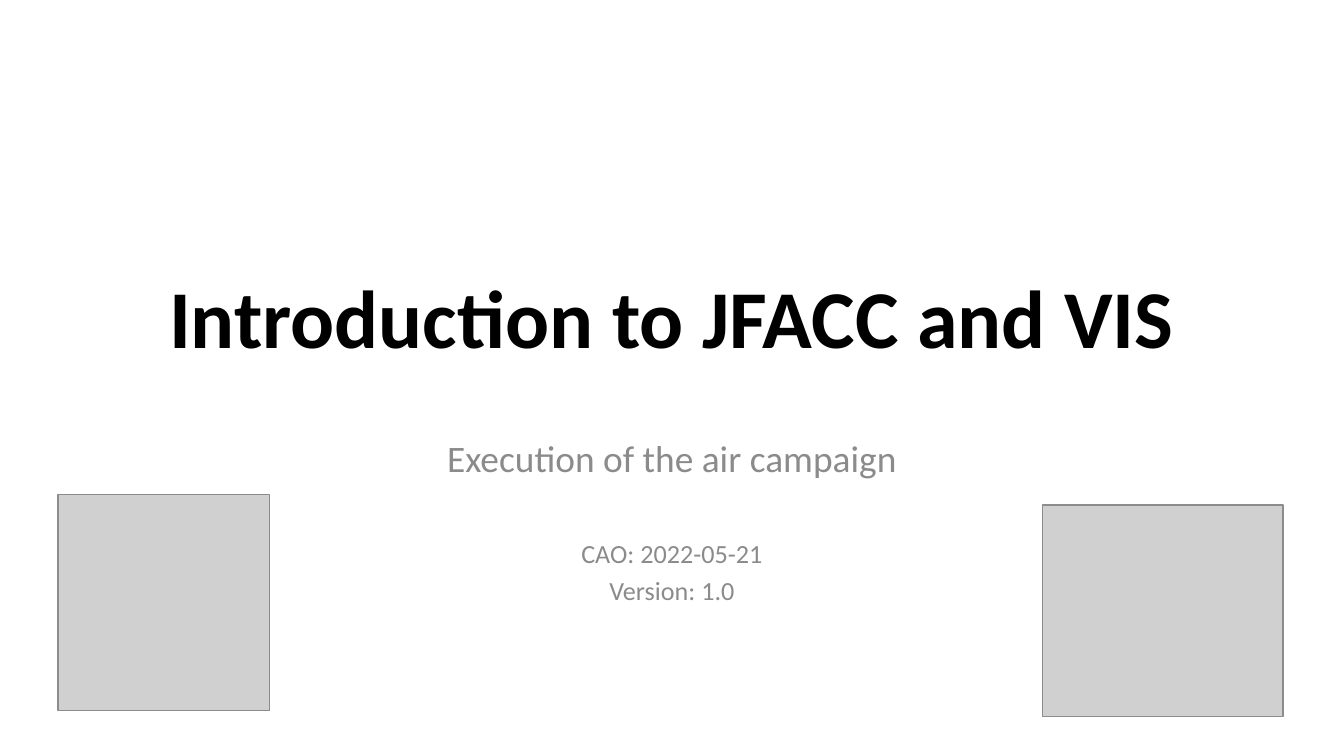
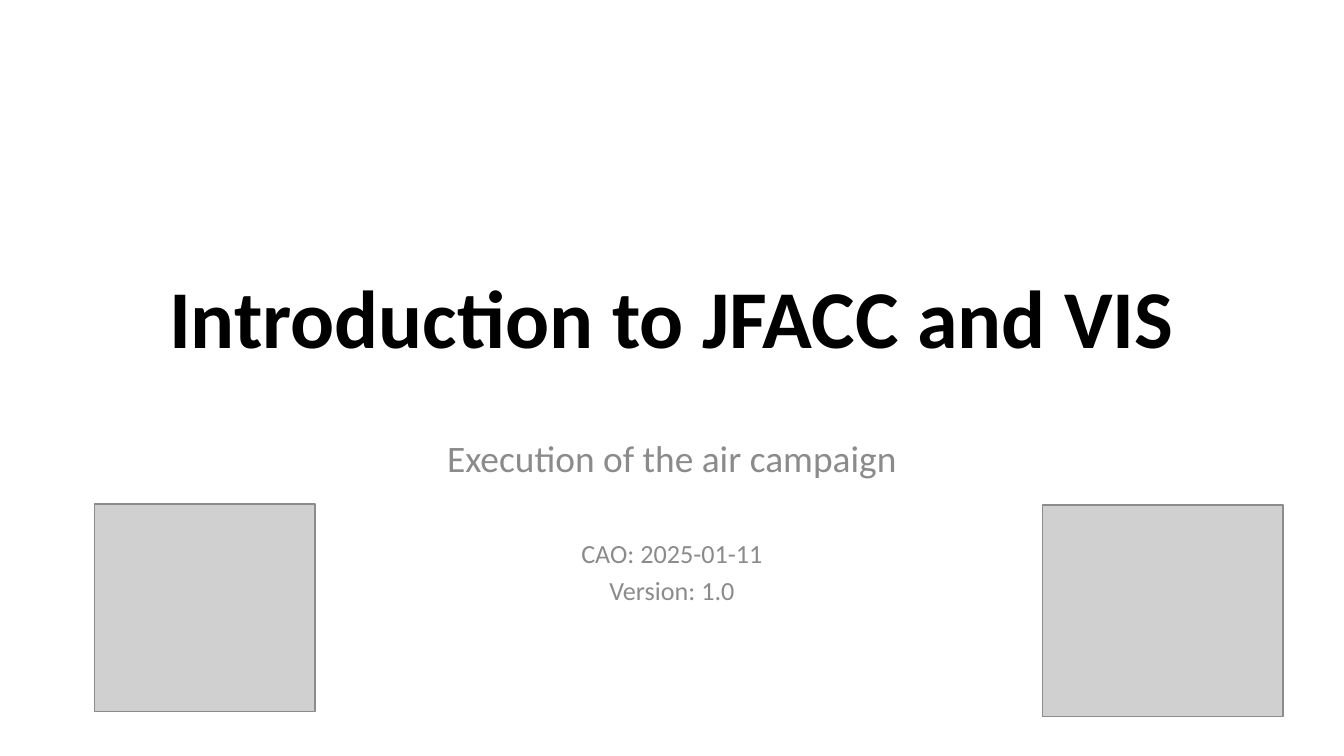
Before and after one commit to 132nd-vWing/OPAT-background, a slide deck: slide 3 of Mission designer/132nd OP ARCTIC CITADEL Intro JFACC VIS.pptx (slide 4 before the commit). Drawn at 1344x756 pixels with LibreOffice and Linux fonts; fonts in the diff are those of the drawing; grey boxes stand for pictures; background and template pictures are left out. Boxes give left, top, right and bottom in pixels: in the first picture for what was removed or moved away, otherwise in the second. Text is boxed around its words. In the diff, an @@ line names an element or a change of style, - is before the commit and + after.

```diff
--- a/Mission designer/132nd OP ARCTIC CITADEL Intro JFACC VIS.pptx
+++ b/Mission designer/132nd OP ARCTIC CITADEL Intro JFACC VIS.pptx
@@ picture resized from (x1=58, y1=495, x2=269, y2=711) to (x1=94, y1=504, x2=314, y2=712) @@
@@ subtitle at (x1=581, y1=546, x2=762, y2=563): text changed @@
-CAO: 2022-05-21
+CAO: 2025-01-11
```
Also in this commit, not shown: 10 other slides changed, 7 slides added, 9 other files.
